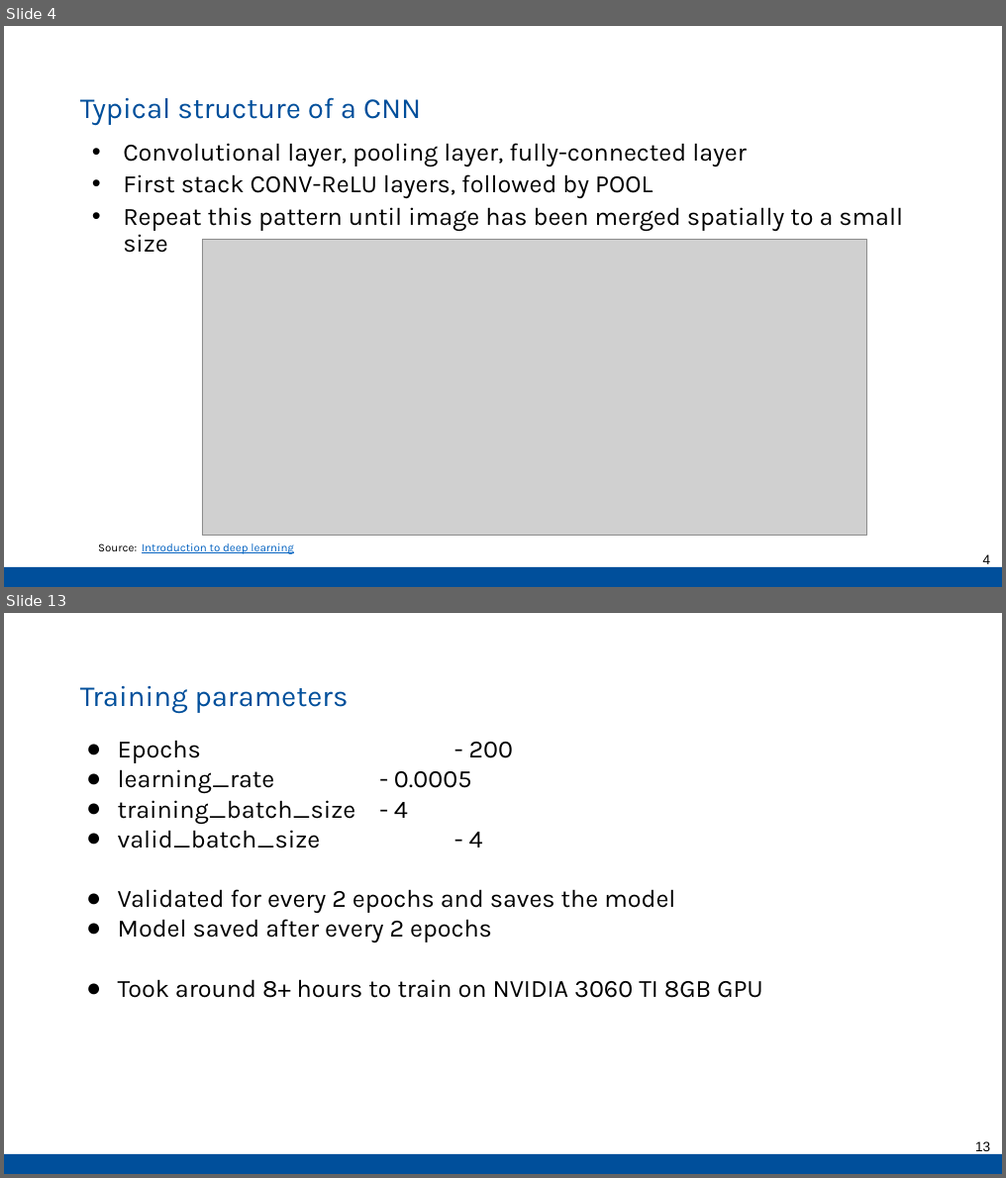
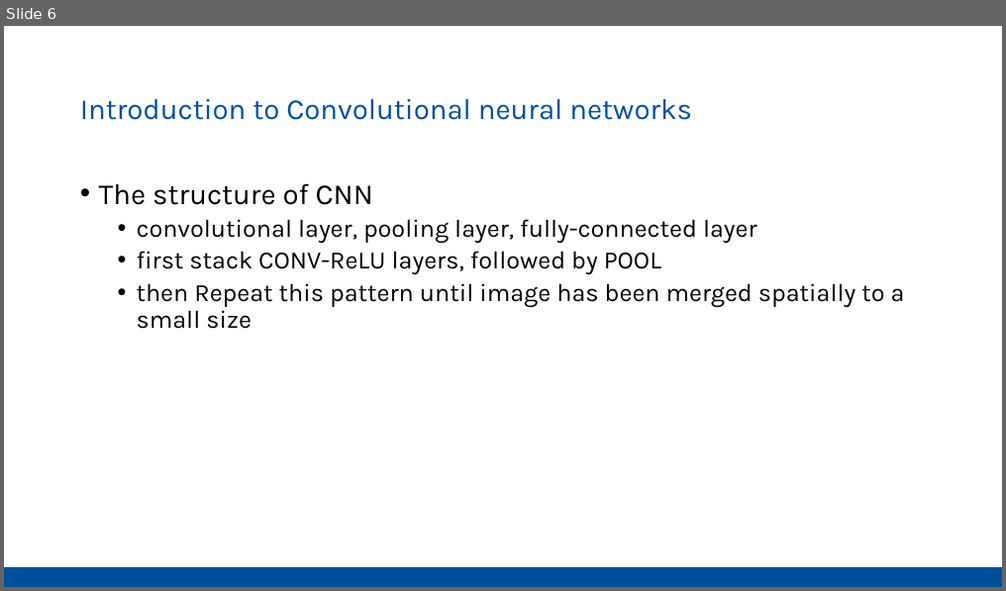
Before and after one commit to Pathi-rao/Image-Similarity-Estimation-using-Siamese-Neural-Networks, a slide deck: presentation.pptx. Shown one above the other, each under a label of ours: slides 4 and 13 before the commit, slide 6 after it; the slides between them are not shown. The pictures are 1006x1178 and 1006x591 pixels, drawn with LibreOffice and Linux fonts; fonts in the diff are those of the drawing; grey boxes stand for pictures. Boxes give left, top, right and bottom in pixels: in the first picture for what was removed or moved away, otherwise in the second. Text is boxed around its words. In the diff, an @@ line names an element or a change of style, - is before the commit and + after.

```diff
--- a/presentation.pptx
+++ b/presentation.pptx
@@ slide 13 removed at <box>4,613,1002,1174</box>, background #FFFFFF; not listed: 1 template element that a slide beside it also shows @@
@@ text removed at <box>80,686,349,713</box> @@
-Training parameters
@@ text removed at <box>118,740,763,998</box> @@
-● Epochs - 200
-● learning_rate - 0.0005
-● training_batch_size - 4
-● valid_batch_size - 4
-● Validated for every 2 epochs and saves the model
-● Model saved after every 2 epochs
-● Took around 8+ hours to train on NVIDIA 3060 TI 8GB GPU
@@ page number removed at <box>975,1142,990,1152</box> @@
-13
@@ what was slide 4 is now slide 6 @@
@@ slide 6 changed as well @@
@@ title at <box>80,99,692,120</box>: text changed @@
-Typical structure of a CNN
+Introduction to Convolutional neural networks
@@ text at <box>99,183,905,329</box>: text changed @@
-• Convolutional layer, pooling layer, fully-connected layer
-• First stack CONV-ReLU layers, followed by POOL
-• Repeat this pattern until image has been merged spatially to a small size
+• The structure of CNN
+  • convolutional layer, pooling layer, fully-connected layer
+  • first stack CONV-ReLU layers, followed by POOL
+  • then Repeat this pattern until image has been merged spatially to a small size
@@ picture removed at <box>202,240,867,536</box> @@
@@ text removed at <box>98,544,294,555</box> @@
-Source: Introduction to deep learning
@@ page number removed at <box>983,555,991,565</box> @@
-4
```
Also in this commit, not shown: 1 other slide changed, 15 slides added, 15 other slides removed.
